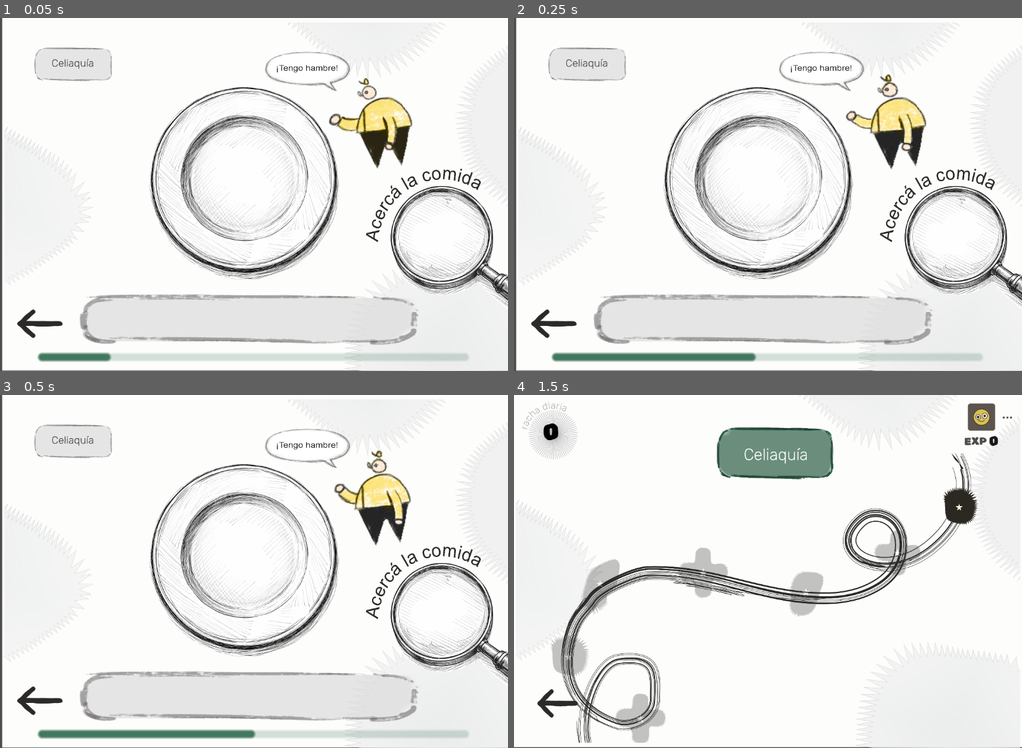
Above: before the commit, frames 1-4 (two rows, left to right).
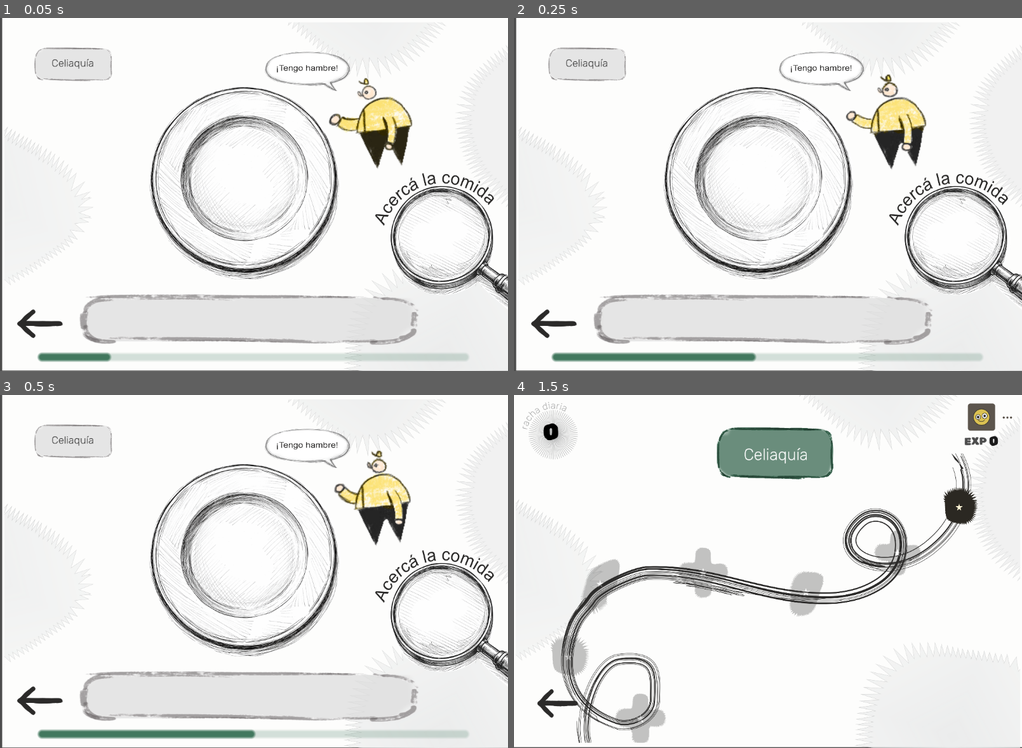
Above: after the commit, the same moments.

Repository: TTIP-e-vidente/e-vidente
Game: Godot game, scene res://niveles/nivel_1/Level.tscn
Two runs of this game, one before a commit and one after it. Both use one fixed random seed, a clock stepped at 60 frames per second and the inputs below. This scene is started directly instead of the project's main scene. Sound files missing from this copy of the repository are replaced by a short silence.
Inputs (mouse positions are in pixels of both pictures, inside the frame that each line leads up to):
- Up to frame 1 (0.05 s): no input
- Up to frame 2 (0.25 s): no input
- Up to frame 3 (0.5 s): no input
- Up to frame 4 (1.5 s): click (554, 702) at 0.5 s; click (961, 507) at 1.25 s

The runs differ from the first frame. In frame 1, 0.6% of the frame differs, in the area x 72-98%, y 42-64%; in frame 2, 0.6%; in frame 3, 0.6%; in frame 4, nothing differs.

Commit message:
Vincular con nueva estética

Diff:
--- a/project/niveles/nivel_1/Level.tscn
+++ b/project/niveles/nivel_1/Level.tscn
@@ -249,8 +249,8 @@
 [node name="ayudin" type="Sprite2D" parent="Lupa" unique_id=437875441]
 z_index = 3
 position = Vector2(989, 442.00006)
-rotation = -0.302794
-scale = Vector2(0.42451856, 0.4479448)
+rotation = -0.014867246
+scale = Vector2(0.40298626, 0.42522427)
 texture = ExtResource("9_ijval")
 
 [node name="CollisionShape2D" type="CollisionShape2D" parent="Lupa" unique_id=116017073]
@@ -266,7 +266,7 @@
 offset_top = 205.99998
 offset_right = 417.0
 offset_bottom = 321.0
-scale = Vector2(0.72, 0.72)
+scale = Vector2(0.73748165, 0.73748165)
 
 [node name="PlayerCambiante" type="Sprite2D" parent="." unique_id=1580273627]
 position = Vector2(882, 255)
--- a/project/niveles/nivel_1/titulo_nivel.gd
+++ b/project/niveles/nivel_1/titulo_nivel.gd
@@ -1,7 +1,7 @@
 extends Sprite2D
 
 @onready var titulo_nivel: Label = $Label
-
+@onready var titulo_s: Sprite2D = $"."
 
 func ajustar_titulo(texto: String) -> void:
 	titulo_nivel.text = texto
--- a/project/niveles/nivel_1/titulo_nivel.tscn
+++ b/project/niveles/nivel_1/titulo_nivel.tscn
@@ -13,10 +13,10 @@
 
 [node name="Label" type="Label" parent="." unique_id=1079872665]
 z_index = 535
-offset_left = -141.53442
-offset_top = -51.587303
-offset_right = 141.78558
-offset_bottom = 41.1877
+offset_left = -141.32835
+offset_top = -50.943928
+offset_right = 141.99165
+offset_bottom = 41.831074
 scale = Vector2(1.6175381, 1.6175381)
 pivot_offset = Vector2(145.1409, 45.16902)
 theme_override_colors/font_color = Color(0.21806103, 0.21806103, 0.21806103, 1)
--- a/project/vincular/VincularConceptos.tscn
+++ b/project/vincular/VincularConceptos.tscn
@@ -16,6 +16,8 @@
 [node name="FondoFicha" parent="." unique_id=1289609653 instance=ExtResource("2_y4o07")]
 
 [node name="TituloNivel" parent="." unique_id=74001118 instance=ExtResource("3_ayk73")]
+position = Vector2(227.00002, 124)
+scale = Vector2(0.47491303, 0.47491303)
 
 [node name="IndicadorProgresoDeJuego" parent="." unique_id=1577780001 instance=ExtResource("7_hud00")]
 
--- a/project/vincular/concept_item.tscn
+++ b/project/vincular/concept_item.tscn
@@ -1,23 +1,27 @@
-[gd_scene load_steps=3 format=3 uid="uid://dreulrv8mq1oa"]
+[gd_scene format=3 uid="uid://dreulrv8mq1oa"]
 
 [ext_resource type="Script" uid="uid://dlcmeiufgvp20" path="res://vincular/concept_item.gd" id="1_0tgql"]
-[ext_resource type="Texture2D" uid="uid://c1jwb4mgfilfi" path="res://assets-sistema/interfaz/pregunta-1.png" id="1_nrq2q"]
+[ext_resource type="Texture2D" uid="uid://d3y4c5vs00vic" path="res://assets-sistema/interfaz/cuadrado-8x2_1.png" id="1_8vmuo"]
 [ext_resource type="FontFile" uid="uid://bmwl1alcwh8ru" path="res://fonts/Rubik-VariableFont_wght.ttf" id="3_8vmuo"]
 
-[node name="ConceptItem" type="TextureButton"]
-texture_normal = ExtResource("1_nrq2q")
+[node name="ConceptItem" type="TextureButton" unique_id=2012949407]
+texture_normal = ExtResource("1_8vmuo")
+ignore_texture_size = true
 stretch_mode = 0
-ignore_texture_size = true
 script = ExtResource("1_0tgql")
 
-[node name="Label" type="Label" parent="."]
+[node name="Label" type="Label" parent="." unique_id=1130945756]
 layout_mode = 1
 anchors_preset = 15
+anchor_right = 1.0
+anchor_bottom = 1.0
 offset_left = 12.0
 offset_top = 4.0
 offset_right = -12.0
 offset_bottom = -4.0
-mouse_filter = 2
+grow_horizontal = 2
+grow_vertical = 2
+theme_override_colors/font_color = Color(0, 0, 0, 1)
 theme_override_fonts/font = ExtResource("3_8vmuo")
 horizontal_alignment = 1
 vertical_alignment = 1
